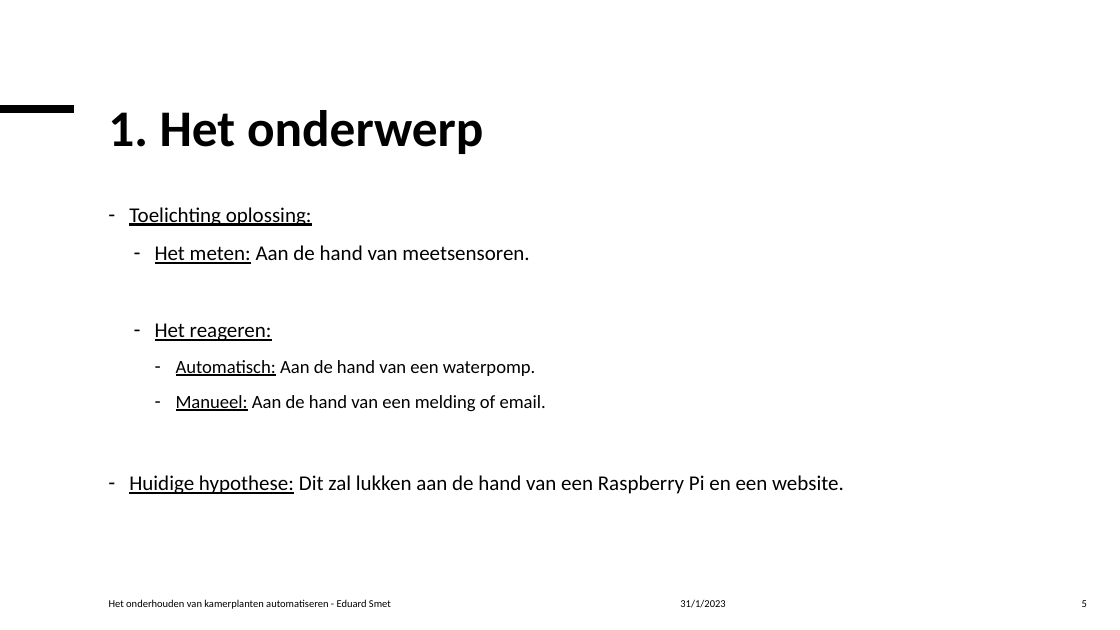
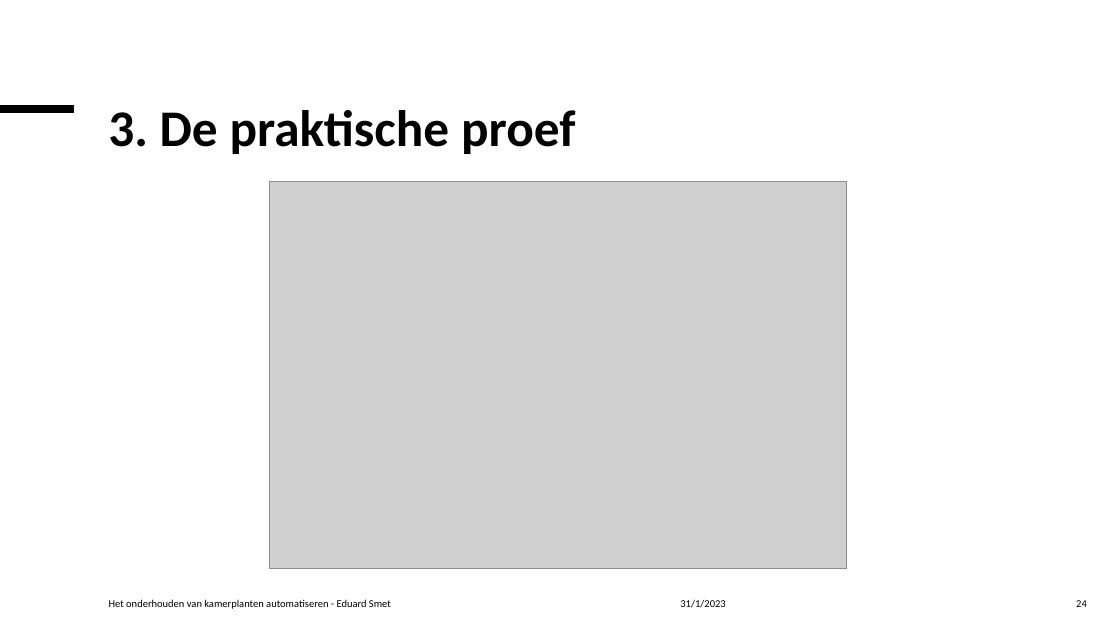
Before and after one commit to Celarye/syfinalproject, a slide deck: slide 24 of FinalProject.pptx (slide 5 before the commit). Drawn at 1120x630 pixels with LibreOffice and Linux fonts; fonts in the diff are those of the drawing; grey boxes stand for pictures. Boxes give left, top, right and bottom in pixels: in the first picture for what was removed or moved away, otherwise in the second. Text is boxed around its words. In the diff, an @@ line names an element or a change of style, - is before the commit and + after.

```diff
--- a/FinalProject.pptx
+++ b/FinalProject.pptx
@@ title at box(108, 110, 575, 154): text changed @@
-1. Het onderwerp
+3. De praktische proef
@@ text removed at box(129, 207, 844, 494) @@
-– Toelichting oplossing:
-  – Het meten: Aan de hand van meetsensoren.
-  – Het reageren:
-    – Automatisch: Aan de hand van een waterpomp.
-    – Manueel: Aan de hand van een melding of email.
-– Huidige hypothese: Dit zal lukken aan de hand van een Raspberry Pi en een website.
@@ picture added at box(270, 181, 847, 568) @@
@@ page number at box(1076, 600, 1087, 607): text changed @@
-5
+24
```
Also in this commit, not shown: 20 other slides changed, 4 slides added.
